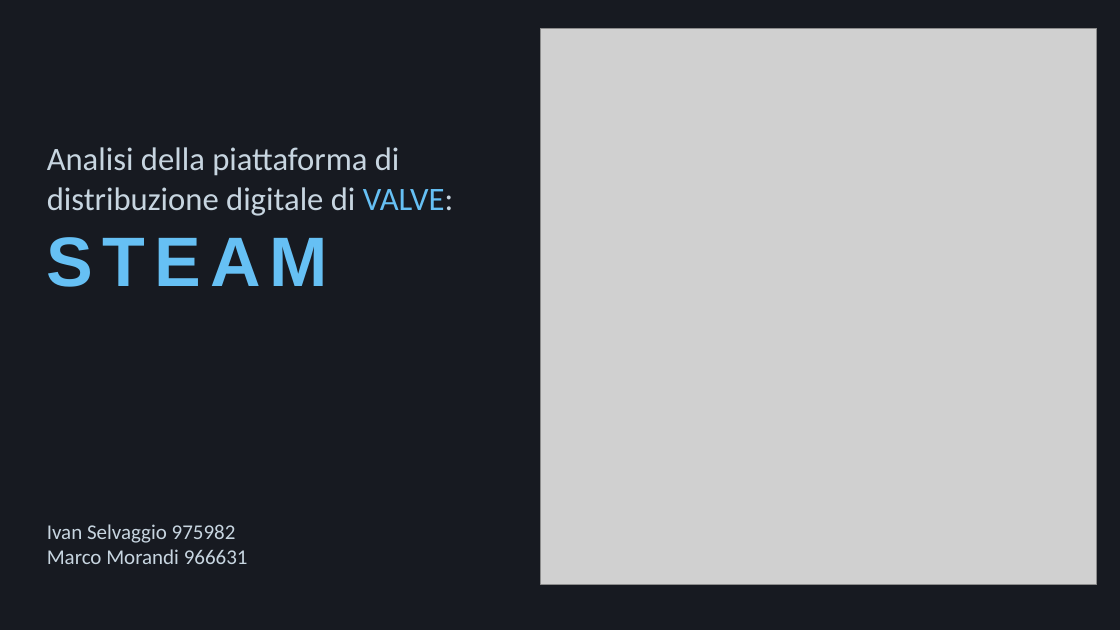
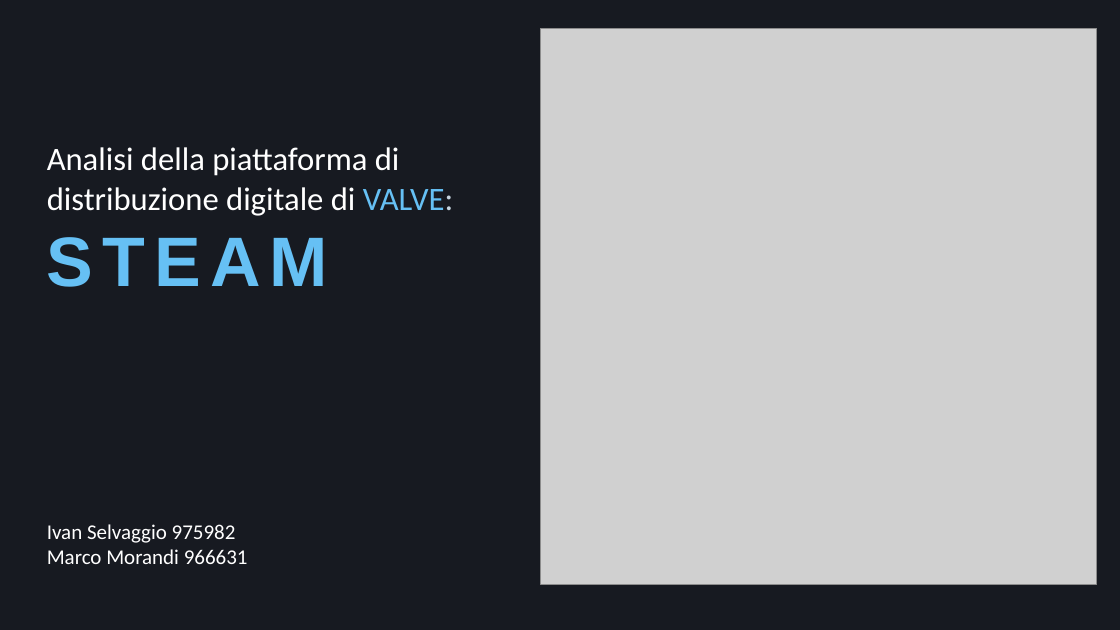
Before and after one commit to Mora11231/VisualizzazioneScientifica, a slide deck: slide 1 of Steam.pptx. Drawn at 1120x630 pixels with LibreOffice and Linux fonts; fonts in the diff are those of the drawing; grey boxes stand for pictures. Boxes give left, top, right and bottom in pixels: in the first picture for what was removed or moved away, otherwise in the second. Text is boxed around its words. In the diff, an @@ line names an element or a change of style, - is before the commit and + after.

Commit message:
Aggiornata presentazione, mancano Accenti @MArco

```diff
--- a/Steam.pptx
+++ b/Steam.pptx
@@ text at <box>47,147,453,216</box>: text colour #C7D5E0 to #FFFFFF in "Analisi della piattaforma di distribuzione digitale di" @@
@@ text "Ivan Selvaggio 975982" at <box>47,524,248,564</box>: text colour #C7D5E0 to #FFFFFF @@
```
Also in this commit, not shown: 16 other slides changed, 8 other files.
